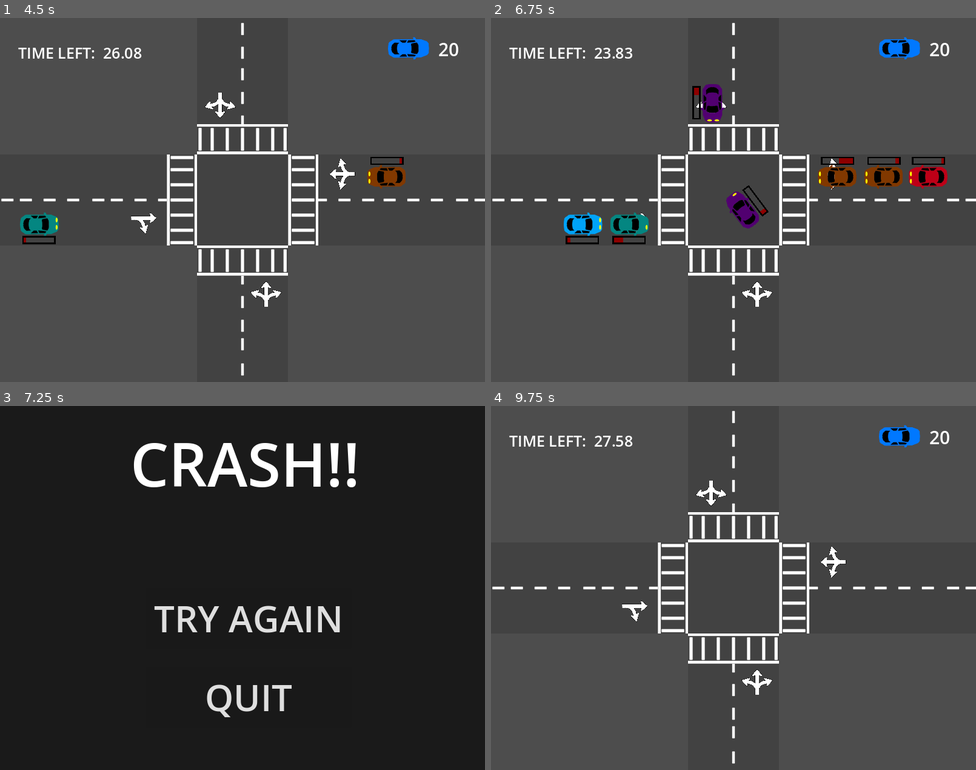
Above: before the commit, frames 1-4 (two rows, left to right).
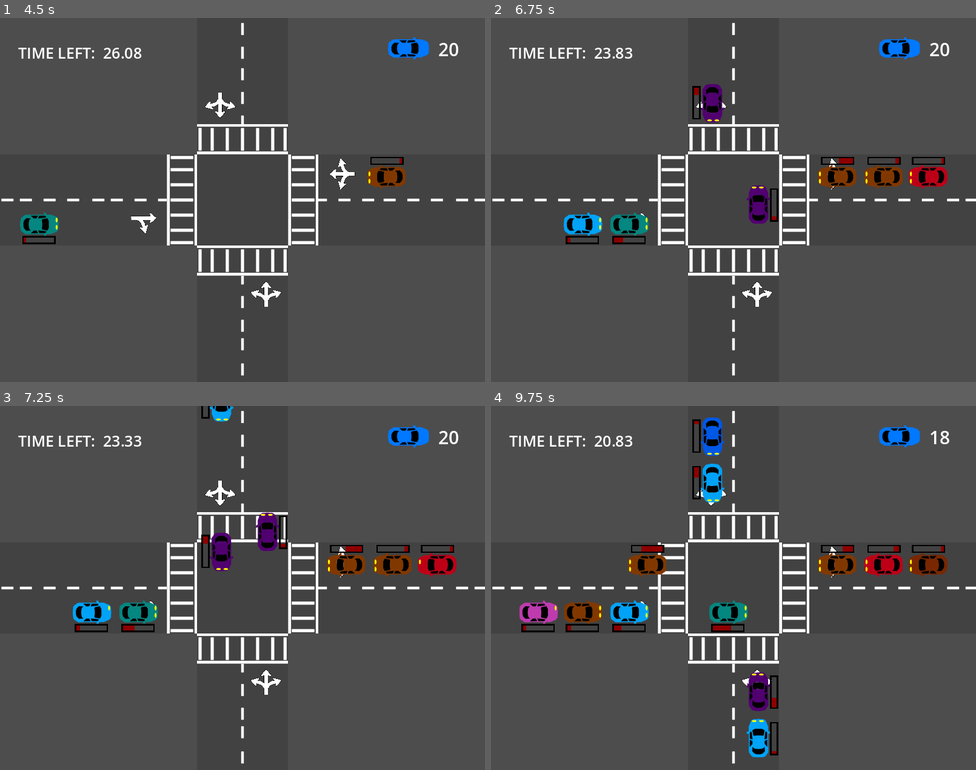
Above: after the commit, the same moments.

Repository: preciousjoker/crossguard_chaos
Game: Godot game, scene res://UI/main_menu.tscn
The game is run twice, just before and just after one commit, with the same random seed, the same clock (stepped at 60 frames per second) and the same inputs.
Inputs (mouse positions are in pixels of both pictures, inside the frame that each line leads up to):
- Up to frame 1 (4.5 s): click "PLAY" at 0.5 s; move the mouse to (349, 181) at 1.27 s; tap J every 0.75 s from 1.35 to 4.35 s; click (349, 181) at 1.42 s; move the mouse to (145, 218) at 2.02 s; click (145, 218) at 2.17 s; move the mouse to (291, 119) at 2.77 s; click (291, 119) at 2.92 s; move the mouse to (218, 272) at 3.52 s; click (218, 272) at 3.67 s; move the mouse to (417, 178) at 4.27 s; click (417, 178) at 4.42 s
- Up to frame 2 (6.75 s): move the mouse to (592, 225) at 5.02 s; tap J at 5.1, 5.85, 6.6 s; click (592, 225) at 5.17 s; move the mouse to (757, 305) at 5.77 s; click (757, 305) at 5.92 s; move the mouse to (714, 94) at 6.52 s; click (714, 94) at 6.67 s
- Up to frame 3 (7.25 s): no input
- Up to frame 4 (9.75 s): click (738, 617) at 7.25 s, where only the run before the commit has a clickable "TRY AGAIN"; move the mouse to (840, 569) at 8.02 s; tap J at 8.1, 8.85, 9.6 s; click (840, 569) at 8.17 s; move the mouse to (636, 606) at 8.77 s; click (636, 606) at 8.92 s; move the mouse to (782, 507) at 9.52 s; click (782, 507) at 9.67 s

Frame 1 is identical in both runs. In frame 2, 0.8% of the frame differs, in the area x 31-60%, y 46-58%; in frame 3, 100%, in the area x 0-100%, y 0-100%; in frame 4, 6.2%.

Commit message:
set up level 2

Diff:
--- a/CarSpawnArea.gd
+++ b/CarSpawnArea.gd
@@ -1,5 +1,9 @@
 class_name CarSpawnArea extends Area2D
 
+@export var invalid_turn_direction: Car.ETurnDirection = Car.ETurnDirection.ALL # ALL is a poor identifier but it's a hack
+@export var right_turn_only: bool = false
+@export var left_turn_only: bool = false
+@export var straight_only: bool = false
 @onready var spawn_timer: Timer = %SpawnTimer
 @export var car_scene = preload("res://car.tscn")
 @export_range(1.0, 20.0, 1.0) var spawn_interval_min: float = 1.0
@@ -18,6 +22,7 @@
 			if world2D:
 				# set up new car and add to scene
 				var car: Car = car_scene.instantiate()
+				car.determine_turn_direction(invalid_turn_direction, right_turn_only, left_turn_only, straight_only)
 				car.global_position = self.global_position
 				car.global_rotation = self.global_rotation
 				world2D.add_child(car)
--- a/Levels/Level1.tscn
+++ b/Levels/Level1.tscn
@@ -1,7 +1,7 @@
 [gd_scene load_steps=12 format=3 uid="uid://bh3p2ud1yqrt8"]
 
 [ext_resource type="PackedScene" uid="uid://c72s1wbnb7uy0" path="res://GameManager.tscn" id="1_w8yt7"]
-[ext_resource type="PackedScene" uid="uid://8utlquqbbcsq" path="res://test_level.tscn" id="2_0vr8g"]
+[ext_resource type="PackedScene" uid="uid://8utlquqbbcsq" path="res://Levels/test_level.tscn" id="2_0vr8g"]
 [ext_resource type="PackedScene" uid="uid://liedta27gnon" path="res://removal_area.tscn" id="3_xsqhl"]
 [ext_resource type="PackedScene" uid="uid://iwe4d7cmcilt" path="res://spawn_area.tscn" id="4_jv7i8"]
 [ext_resource type="PackedScene" uid="uid://drosal78j0pat" path="res://StopArea.tscn" id="5_8fr7b"]
@@ -211,6 +211,7 @@
 waypoint_color = Color(1, 1, 0, 1)
 
 [node name="Lane2_Waypoints" type="Node2D" parent="World2D"]
+visible = false
 position = Vector2(0, 900)
 
 [node name="Lane2WP_1" parent="World2D/Lane2_Waypoints" node_paths=PackedStringArray("left_waypoint", "right_waypoint") instance=ExtResource("6_a8fdb")]
--- /dev/null
+++ b/Levels/Level2.tscn
@@ -0,0 +1,266 @@
+[gd_scene load_steps=11 format=3 uid="uid://dji7sffbn2f3h"]
+
+[ext_resource type="PackedScene" uid="uid://c72s1wbnb7uy0" path="res://GameManager.tscn" id="1_qq236"]
+[ext_resource type="PackedScene" uid="uid://d2gvmfvu7nmej" path="res://level_2.tscn" id="3_5vbtx"]
+[ext_resource type="PackedScene" uid="uid://iwe4d7cmcilt" path="res://spawn_area.tscn" id="4_04oep"]
+[ext_resource type="PackedScene" uid="uid://drosal78j0pat" path="res://StopArea.tscn" id="5_6w8rc"]
+[ext_resource type="PackedScene" uid="uid://ddetqnbmplc78" path="res://turn_waypoint.tscn" id="6_gbw2c"]
+[ext_resource type="AudioStream" uid="uid://c3ehu2bn5s606" path="res://Music/crossroad_chaos_1.ogg" id="7_ofauy"]
+[ext_resource type="PackedScene" uid="uid://bbdmby8a3pdk3" path="res://UI/UI_GameOverScreen.tscn" id="8_wd6xd"]
+[ext_resource type="PackedScene" uid="uid://bvk2u2mv17bwo" path="res://UI/ui_game_info.tscn" id="9_d3xbu"]
+[ext_resource type="Script" path="res://UI/ui_game_info.gd" id="10_qst4m"]
+[ext_resource type="PackedScene" uid="uid://c058oqo687wq6" path="res://UI/UI_LevelClearedScreen.tscn" id="11_wcv1d"]
+
+[node name="World" type="Node"]
+
+[node name="GameManager" parent="." instance=ExtResource("1_qq236")]
+max_cars = 35
+time_limit = 45.0
+
+[node name="World2D" type="Node2D" parent="."]
+
+[node name="Camera2D" type="Camera2D" parent="World2D"]
+position = Vector2(0, 900)
+zoom = Vector2(0.4, 0.4)
+
+[node name="AudioListener2D" type="AudioListener2D" parent="World2D"]
+current = true
+
+[node name="AudioStreamPlayer2D" type="AudioStreamPlayer2D" parent="World2D"]
+stream = ExtResource("7_ofauy")
+autoplay = true
+
+[node name="Level2" parent="World2D" instance=ExtResource("3_5vbtx")]
+position = Vector2(188, 516)
+
+[node name="SpawnArea" parent="World2D" instance=ExtResource("4_04oep")]
+position = Vector2(1195, 745)
+rotation = -3.14159
+invalid_turn_direction = 3
+right_turn_only = null
+left_turn_only = null
+straight_only = null
+spawn_interval_min = null
+spawn_interval_max = null
+
+[node name="SpawnArea2" parent="World2D" instance=ExtResource("4_04oep")]
+position = Vector2(-1235, 1080)
+invalid_turn_direction = null
+right_turn_only = null
+left_turn_only = null
+straight_only = null
+spawn_interval_min = null
+spawn_interval_max = null
+
+[node name="SpawnArea3" parent="World2D" instance=ExtResource("4_04oep")]
+position = Vector2(-1235, 920)
+invalid_turn_direction = null
+right_turn_only = null
+left_turn_only = null
+straight_only = true
+spawn_interval_min = null
+spawn_interval_max = null
+
+[node name="SpawnArea4" parent="World2D" instance=ExtResource("4_04oep")]
+position = Vector2(-30, 1880)
+rotation = -1.5708
+invalid_turn_direction = null
+right_turn_only = null
+left_turn_only = true
+straight_only = null
+spawn_interval_min = null
+spawn_interval_max = null
+
+[node name="SpawnArea5" parent="World2D" instance=ExtResource("4_04oep")]
+position = Vector2(140, 1880)
+rotation = -1.5708
+invalid_turn_direction = 2
+right_turn_only = null
+left_turn_only = null
+straight_only = true
+spawn_interval_min = null
+spawn_interval_max = null
+
+[node name="SpawnArea6" parent="World2D" instance=ExtResource("4_04oep")]
+position = Vector2(295, 1880)
+rotation = -1.5708
+invalid_turn_direction = 3
+right_turn_only = null
+left_turn_only = null
+straight_only = null
+spawn_interval_min = null
+spawn_interval_max = null
+
+[node name="SpawnArea7" parent="World2D" instance=ExtResource("4_04oep")]
+position = Vector2(-350, -160)
+rotation = 1.5708
+invalid_turn_direction = null
+right_turn_only = null
+straight_only = true
+spawn_interval_min = null
+spawn_interval_max = null
+
+[node name="SpawnArea8" parent="World2D" instance=ExtResource("4_04oep")]
+position = Vector2(-195, -160)
+rotation = 1.5708
+invalid_turn_direction = null
+right_turn_only = null
+left_turn_only = null
+straight_only = true
+spawn_interval_min = null
+spawn_interval_max = null
+
+[node name="SpawnArea9" parent="World2D" instance=ExtResource("4_04oep")]
+position = Vector2(-30, -160)
+rotation = 1.5708
+left_turn_only = true
+
+[node name="Lane1StopArea_A2" parent="World2D" instance=ExtResource("5_6w8rc")]
+position = Vector2(140, 1335)
+
+[node name="Lane1StopArea_A" parent="World2D" node_paths=PackedStringArray("list_of_waypoints") instance=ExtResource("5_6w8rc")]
+position = Vector2(-30, 1335)
+list_of_waypoints = [NodePath("../Lane1Waypoints_A/Lane1WP_A"), NodePath("../Lane1Waypoints_A/Lane1WP_A_2"), NodePath("../Lane1Waypoints_A/Lane1WP_A_3")]
+
+[node name="Lane1StopArea_A3" parent="World2D" node_paths=PackedStringArray("list_of_waypoints") instance=ExtResource("5_6w8rc")]
+position = Vector2(300, 1335)
+list_of_waypoints = [NodePath("../Lane1Waypoints_A3/Lane1WP_A3"), NodePath("../Lane1Waypoints_A3/Lane1WP_A_2")]
+
+[node name="Lane3StopArea_A" parent="World2D" node_paths=PackedStringArray("list_of_waypoints") instance=ExtResource("5_6w8rc")]
+position = Vector2(-30, 510)
+rotation = 3.14159
+list_of_waypoints = [NodePath("../Lane3Waypoints/Lane3WP_A_1"), NodePath("../Lane3Waypoints/Lane3WP_A_2"), NodePath("../Lane3Waypoints/Lane3WP_A_3")]
+
+[node name="Lane3StopArea_A2" parent="World2D" instance=ExtResource("5_6w8rc")]
+position = Vector2(-195, 510)
+rotation = 3.14159
+
+[node name="Lane3StopArea_A3" parent="World2D" node_paths=PackedStringArray("list_of_waypoints") instance=ExtResource("5_6w8rc")]
+position = Vector2(-345, 510)
+rotation = 3.14159
+list_of_waypoints = [NodePath("../Lane3Waypoints/Lane3WP_A2_1"), NodePath("../Lane3Waypoints/Lane3WP_A2_2")]
+
+[node name="Lane4StopArea_A" parent="World2D" instance=ExtResource("5_6w8rc")]
+position = Vector2(-600, 925)
+rotation = 1.5708
+
+[node name="Lane4StopArea_A2" parent="World2D" node_paths=PackedStringArray("list_of_waypoints") instance=ExtResource("5_6w8rc")]
+position = Vector2(-600, 1080)
+rotation = 1.5708
+list_of_waypoints = [NodePath("../Lane4Waypoints/Lane4WP_A2_1"), NodePath("../Lane4Waypoints/Lane4WP_A2_4"), NodePath("../Lane4Waypoints/Lane4WP_A2_2"), NodePath("../Lane4Waypoints/Lane4WP_A2_3")]
+
+[node name="Lane2StopArea" parent="World2D" node_paths=PackedStringArray("list_of_waypoints") instance=ExtResource("5_6w8rc")]
+position = Vector2(500, 755)
+rotation = -1.5708
+list_of_waypoints = [NodePath("../Lane2Waypoints/WaypointArea"), NodePath("../Lane2Waypoints/WaypointArea2")]
+
+[node name="Lane1Waypoints_A" type="Node2D" parent="World2D"]
+visible = false
+position = Vector2(0, 905)
+
+[node name="Lane1WP_A" parent="World2D/Lane1Waypoints_A" node_paths=PackedStringArray("left_waypoint") instance=ExtResource("6_gbw2c")]
+position = Vector2(-30, 35)
+left_waypoint = NodePath("../Lane1WP_A_2")
+update_line = true
+
+[node name="Lane1WP_A_2" parent="World2D/Lane1Waypoints_A" node_paths=PackedStringArray("left_waypoint") instance=ExtResource("6_gbw2c")]
+position = Vector2(-265, -145)
+left_waypoint = NodePath("../Lane1WP_A_3")
+update_line = true
+
+[node name="Lane1WP_A_3" parent="World2D/Lane1Waypoints_A" instance=ExtResource("6_gbw2c")]
+position = Vector2(-865, -145)
+
+[node name="Lane1Waypoints_A2" type="Node2D" parent="World2D"]
+visible = false
+position = Vector2(0, 905)
+
+[node name="Lane1Waypoints_A3" type="Node2D" parent="World2D"]
+visible = false
+position = Vector2(0, 905)
+
+[node name="Lane1WP_A3" parent="World2D/Lane1Waypoints_A3" node_paths=PackedStringArray("right_waypoint") instance=ExtResource("6_gbw2c")]
+position = Vector2(300, 165)
+right_waypoint = NodePath("../Lane1WP_A_2")
+update_line = true
+
+[node name="Lane1WP_A_2" parent="World2D/Lane1Waypoints_A3" instance=ExtResource("6_gbw2c")]
+position = Vector2(570, 165)
+
+[node name="Lane2Waypoints" type="Node2D" parent="World2D"]
+visible = false
+position = Vector2(0, 905)
+
+[node name="WaypointArea" parent="World2D/Lane2Waypoints" node_paths=PackedStringArray("right_waypoint") instance=ExtResource("6_gbw2c")]
+position = Vector2(290, -150)
+right_waypoint = NodePath("../WaypointArea2")
+
+[node name="WaypointArea2" parent="World2D/Lane2Waypoints" instance=ExtResource("6_gbw2c")]
+position = Vector2(290, -470)
+
+[node name="Lane3Waypoints" type="Node2D" parent="World2D"]
+visible = false
+position = Vector2(0, 905)
+
+[node name="Lane3WP_A_1" parent="World2D/Lane3Waypoints" node_paths=PackedStringArray("left_waypoint") instance=ExtResource("6_gbw2c")]
+position = Vector2(-30, -120)
+left_waypoint = NodePath("../Lane3WP_A_2")
+update_line = true
+
+[node name="Lane3WP_A_2" parent="World2D/Lane3Waypoints" node_paths=PackedStringArray("left_waypoint") instance=ExtResource("6_gbw2c")]
+position = Vector2(130, 175)
+left_waypoint = NodePath("../Lane3WP_A_3")
+update_line = true
+
+[node name="Lane3WP_A_3" parent="World2D/Lane3Waypoints" instance=ExtResource("6_gbw2c")]
+position = Vector2(695, 175)
+
+[node name="Lane3WP_A2_1" parent="World2D/Lane3Waypoints" node_paths=PackedStringArray("left_waypoint") instance=ExtResource("6_gbw2c")]
+position = Vector2(-350, -155)
+left_waypoint = NodePath("../Lane3WP_A2_2")
+update_line = true
+
+[node name="Lane3WP_A2_2" parent="World2D/Lane3Waypoints" instance=ExtResource("6_gbw2c")]
+position = Vector2(-745, -155)
+
+[node name="Lane4Waypoints" type="Node2D" parent="World2D"]
+visible = false
+position = Vector2(0, 905)
+
+[node name="Lane4WP_A2_1" parent="World2D/Lane4Waypoints" node_paths=PackedStringArray("left_waypoint", "right_waypoint") instance=ExtResource("6_gbw2c")]
+position = Vector2(-210, 175)
+left_waypoint = NodePath("../Lane4WP_A2_2")
+right_waypoint = NodePath("../Lane4WP_A2_4")
+update_line = true
+
+[node name="Lane4WP_A2_4" parent="World2D/Lane4Waypoints" instance=ExtResource("6_gbw2c")]
+position = Vector2(-210, 525)
+update_line = true
+
+[node name="Lane4WP_A2_2" parent="World2D/Lane4Waypoints" node_paths=PackedStringArray("left_waypoint") instance=ExtResource("6_gbw2c")]
+position = Vector2(130, 5)
+left_waypoint = NodePath("../Lane4WP_A2_3")
+update_line = true
+
+[node name="Lane4WP_A2_3" parent="World2D/Lane4Waypoints" instance=ExtResource("6_gbw2c")]
+position = Vector2(130, -445)
+
+[node name="GUI" type="Control" parent="."]
+process_mode = 3
+layout_mode = 3
+anchors_preset = 0
+offset_right = 40.0
+offset_bottom = 40.0
+
+[node name="CanvasLayer" type="CanvasLayer" parent="GUI"]
+
+[node name="GameOverScreen" parent="GUI/CanvasLayer" instance=ExtResource("8_wd6xd")]
+visible = false
+
+[node name="UI_GameInfo" parent="GUI/CanvasLayer" instance=ExtResource("9_d3xbu")]
+process_mode = 3
+mouse_filter = 1
+script = ExtResource("10_qst4m")
+
+[node name="LevelClearedScreen" parent="GUI/CanvasLayer" instance=ExtResource("11_wcv1d")]
+visible = false
--- a/car.gd
+++ b/car.gd
@@ -1,6 +1,6 @@
 class_name Car extends Area2D
 
-enum ETurnDirection {NONE = 0, RIGHT = 1, LEFT = 2}
+enum ETurnDirection {ALL = 0, NONE = 1, RIGHT = 2, LEFT = 3}
 enum EDriveMode {STOP = 0, TURNING = 1, DRIVE = 2}
 @onready var turn_signal_timer: Timer = %TurnSignalTimer
 @onready var car_sprite: Sprite2D = %CarSprite
@@ -52,7 +52,6 @@
 func _ready() -> void:
 	prepare_rage_meter()
 	assign_random_color()
-	determine_turn_direction()
 	ray_cast_2d.exclude_parent = true
 	ray_cast_2d.set_target_position(to_local(position + (transform.x * stop_distance)))
 
@@ -209,7 +208,20 @@
 
 
 
-func determine_turn_direction():
+func determine_turn_direction(invalid_turn_direction: ETurnDirection, right_turn_only:bool = false, left_turn_only:bool = false, straight_only: bool = false):
+
+	if left_turn_only:
+		turn_direction = ETurnDirection.LEFT
+		return
+
+	if right_turn_only:
+		turn_direction = ETurnDirection.RIGHT
+		return
+
+	# this is our default direction, do nothing
+	if straight_only:
+		return
+
 	# determine if this car will turn. Need to determine right or left?
 	var rand_range = randf_range(0.0, 1.0)
 	will_turn = rand_range > 0.50
@@ -219,6 +231,13 @@
 		var turn_direction_value = randf_range(0.0, 1.0)
 		turn_direction = ETurnDirection.LEFT if turn_direction_value > 0.5 else ETurnDirection.RIGHT
 		#print("Turn direction value: %f - Turn Direction: %s" % ([turn_direction_value, str(turn_direction)]))
+
+		# Hack to make sure we pick the opposite of invalid turn direction
+		if invalid_turn_direction == turn_direction and turn_direction == ETurnDirection.LEFT:
+			turn_direction = ETurnDirection.RIGHT
+		if invalid_turn_direction == turn_direction and turn_direction == ETurnDirection.RIGHT:
+			turn_direction = ETurnDirection.LEFT
+
 
 
 func stop(in_stop_area: bool) -> void:
--- a/car.tscn
+++ b/car.tscn
@@ -29,6 +29,7 @@
 size = Vector2(113, 55)
 
 [node name="CarHitBox" type="Area2D"]
+z_index = 100
 collision_mask = 3
 script = ExtResource("1_fgk4r")
 stop_distance = 150.0
--- /dev/null
+++ b/level_2.tscn
@@ -0,0 +1,275 @@
+[gd_scene load_steps=9 format=3 uid="uid://d2gvmfvu7nmej"]
+
+[ext_resource type="Texture2D" uid="uid://c4ws8ytsvvl7x" path="res://Art/road_piece.png" id="1_4o4og"]
+[ext_resource type="Texture2D" uid="uid://dmslir7fb4fl4" path="res://Art/turn_sign.png" id="2_8sajf"]
+[ext_resource type="Texture2D" uid="uid://ct8n7e0ch0w3k" path="res://Art/street_piece.png" id="2_86q2u"]
+[ext_resource type="Texture2D" uid="uid://rovk7bdkfysp" path="res://Art/crosswalk.png" id="3_vrde6"]
+[ext_resource type="Texture2D" uid="uid://br7637g7klab2" path="res://Art/single_lane.png" id="4_lkpju"]
+[ext_resource type="Texture2D" uid="uid://neb70fm3rofx" path="res://Art/solid_line.png" id="5_d283s"]
+[ext_resource type="Texture2D" uid="uid://cgukrddftwll3" path="res://Art/straight_and_right_turn.png" id="7_c7pnk"]
+[ext_resource type="Texture2D" uid="uid://dnoxwkcexistg" path="res://Art/left_straight_right.png" id="8_8kvjy"]
+
+[node name="Level2" type="Node2D"]
+
+[node name="Lane1" type="Node2D" parent="."]
+position = Vector2(35, -85)
+
+[node name="RoadPiece" type="Sprite2D" parent="Lane1"]
+position = Vector2(-495, 5)
+texture = ExtResource("1_4o4og")
+
+[node name="RoadPiece5" type="Sprite2D" parent="Lane1"]
+position = Vector2(-251, 485)
+scale = Vector2(2.66, 2.26667)
+texture = ExtResource("2_86q2u")
+
+[node name="RoadPiece2" type="Sprite2D" parent="Lane1"]
+position = Vector2(-495, -295)
+texture = ExtResource("1_4o4og")
+
+[node name="RoadSign" type="Sprite2D" parent="Lane1"]
+z_index = 1
+position = Vector2(-254.5, 75)
+scale = Vector2(0.314453, 0.314453)
+texture = ExtResource("2_8sajf")
+flip_v = true
+
+[node name="RoadPiece3" type="Sprite2D" parent="Lane1"]
+position = Vector2(-495, -595)
+texture = ExtResource("1_4o4og")
+
+[node name="Crosswalk" type="Sprite2D" parent="Lane1"]
+position = Vector2(-270, 205)
+scale = Vector2(2.5, 1)
+texture = ExtResource("3_vrde6")
+
+[node name="RoadPiece4" type="Sprite2D" parent="Lane1"]
+position = Vector2(-495, -895)
+texture = ExtResource("1_4o4og")
+
+[node name="SingleLane" type="Sprite2D" parent="Lane1"]
+position = Vector2(-257.25, -443)
+scale = Vector2(1.10333, 7.96)
+texture = ExtResource("4_lkpju")
+
+[node name="single_line" type="Sprite2D" parent="Lane1"]
+position = Vector2(-335, -443)
+scale = Vector2(1, 7.96)
+texture = ExtResource("5_d283s")
+
+[node name="yellow_line1" type="Sprite2D" parent="Lane1"]
+modulate = Color(0.915469, 0.80677, 0, 1)
+position = Vector2(-162.958, -443)
+rotation = -3.14159
+scale = Vector2(0.627232, 7.96)
+texture = ExtResource("5_d283s")
+
+[node name="yellow_line2" type="Sprite2D" parent="Lane1"]
+modulate = Color(0.915469, 0.80677, 0, 1)
+position = Vector2(-185, -443)
+rotation = -3.14159
+scale = Vector2(0.627232, 7.96)
+texture = ExtResource("5_d283s")
+
+[node name="RoadPiece9" type="Sprite2D" parent="Lane1"]
+position = Vector2(-4.99991, -900)
+rotation = -3.14159
+texture = ExtResource("1_4o4og")
+
+[node name="RoadPiece10" type="Sprite2D" parent="Lane1"]
+position = Vector2(-4.99994, -600)
+rotation = -3.14159
+texture = ExtResource("1_4o4og")
+
+[node name="RoadPiece11" type="Sprite2D" parent="Lane1"]
+position = Vector2(-4.99997, -300)
+rotation = -3.14159
+texture = ExtResource("1_4o4og")
+
+[node name="RoadPiece12" type="Sprite2D" parent="Lane1"]
+position = Vector2(-5, 0)
+rotation = -3.14159
+texture = ExtResource("1_4o4og")
+
+[node name="Lane2" type="Node2D" parent="."]
+position = Vector2(-170, 880)
+rotation = 3.14159
+
+[node name="RoadPiece" type="Sprite2D" parent="Lane2"]
+position = Vector2(-201, -7.00004)
+texture = ExtResource("1_4o4og")
+
+[node name="RoadPiece2" type="Sprite2D" parent="Lane2"]
+position = Vector2(-200, -307)
+texture = ExtResource("1_4o4og")
+
+[node name="RoadSign" type="Sprite2D" parent="Lane2"]
+z_index = 1
+position = Vector2(49.5, 64.5)
+scale = Vector2(0.314453, 0.314453)
+texture = ExtResource("2_8sajf")
+flip_v = true
+
+[node name="RoadSign2" type="Sprite2D" parent="Lane2"]
+z_index = 1
+position = Vector2(-282, 64.5)
+scale = Vector2(0.314453, 0.314453)
+texture = ExtResource("7_c7pnk")
+flip_h = true
+flip_v = true
+
+[node name="RoadPiece3" type="Sprite2D" parent="Lane2"]
+position = Vector2(-200, -607)
+texture = ExtResource("1_4o4og")
+
+[node name="Crosswalk2" type="Sprite2D" parent="Lane2"]
+z_index = 1
+position = Vector2(47.8153, 184)
+scale = Vector2(2.63454, 1)
+texture = ExtResource("3_vrde6")
+
+[node name="RoadPiece4" type="Sprite2D" parent="Lane2"]
+position = Vector2(-200, -907)
+texture = ExtResource("1_4o4og")
+
+[node name="RoadPiece5" type="Sprite2D" parent="Lane2"]
+position = Vector2(295, -2.58287e-05)
+texture = ExtResource("1_4o4og")
+
+[node name="RoadPiece6" type="Sprite2D" parent="Lane2"]
+position = Vector2(295, -300)
+texture = ExtResource("1_4o4og")
+
+[node name="RoadPiece7" type="Sprite2D" parent="Lane2"]
+position = Vector2(295, -600)
+texture = ExtResource("1_4o4og")
+
+[node name="RoadPiece8" type="Sprite2D" parent="Lane2"]
+position = Vector2(295, -900)
+texture = ExtResource("1_4o4og")
+
+[node name="SingleLane" type="Sprite2D" parent="Lane2"]
+position = Vector2(37.8299, -453.5)
+scale = Vector2(1.16227, 7.96)
+texture = ExtResource("4_lkpju")
+
+[node name="single_line" type="Sprite2D" parent="Lane2"]
+modulate = Color(0.915469, 0.80677, 0, 1)
+position = Vector2(125, -452)
+scale = Vector2(0.627232, 7.96)
+texture = ExtResource("5_d283s")
+
+[node name="single_line3" type="Sprite2D" parent="Lane2"]
+modulate = Color(0.915469, 0.80677, 0, 1)
+position = Vector2(145, -452)
+scale = Vector2(0.627232, 7.96)
+texture = ExtResource("5_d283s")
+
+[node name="single_line2" type="Sprite2D" parent="Lane2"]
+position = Vector2(-40, -447.179)
+scale = Vector2(1.03168, 7.89572)
+texture = ExtResource("5_d283s")
+
+[node name="Lane3" type="Node2D" parent="."]
+position = Vector2(-855, 315)
+rotation = -1.5708
+
+[node name="RoadPiece" type="Sprite2D" parent="Lane3"]
+position = Vector2(-175, -7.00005)
+texture = ExtResource("1_4o4og")
+
+[node name="RoadPiece2" type="Sprite2D" parent="Lane3"]
+position = Vector2(-175, -307)
+texture = ExtResource("1_4o4og")
+
+[node name="RoadPiece3" type="Sprite2D" parent="Lane3"]
+position = Vector2(-175, -607)
+texture = ExtResource("1_4o4og")
+
+[node name="RoadPiece4" type="Sprite2D" parent="Lane3"]
+position = Vector2(-175, -907)
+texture = ExtResource("1_4o4og")
+
+[node name="SingleLane" type="Sprite2D" parent="Lane3"]
+position = Vector2(80, -455)
+scale = Vector2(1, 7.96)
+texture = ExtResource("4_lkpju")
+
+[node name="yellow_line3" type="Sprite2D" parent="Lane3"]
+modulate = Color(0.915469, 0.80677, 0, 1)
+position = Vector2(5.67833e-06, -452)
+rotation = 3.14159
+scale = Vector2(0.627232, 7.96)
+texture = ExtResource("5_d283s")
+
+[node name="yellow_line4" type="Sprite2D" parent="Lane3"]
+modulate = Color(0.915469, 0.80677, 0, 1)
+position = Vector2(-20, -452)
+rotation = 3.14159
+scale = Vector2(0.627232, 7.96)
+texture = ExtResource("5_d283s")
+
+[node name="Crosswalk2" type="Sprite2D" parent="Lane3"]
+position = Vector2(-88.9593, 192)
+scale = Vector2(1.60203, 1)
+texture = ExtResource("3_vrde6")
+
+[node name="RoadSign4" type="Sprite2D" parent="Lane3"]
+z_index = 1
+position = Vector2(-254, 87)
+rotation = -3.14159
+scale = Vector2(0.246568, 0.246568)
+texture = ExtResource("8_8kvjy")
+
+[node name="Lane4" type="Node2D" parent="."]
+position = Vector2(1203, 315)
+rotation = -1.5708
+
+[node name="RoadPiece" type="Sprite2D" parent="Lane4"]
+position = Vector2(-175, -7.00005)
+texture = ExtResource("1_4o4og")
+
+[node name="RoadPiece2" type="Sprite2D" parent="Lane4"]
+position = Vector2(-175, -307)
+texture = ExtResource("1_4o4og")
+
+[node name="RoadPiece3" type="Sprite2D" parent="Lane4"]
+position = Vector2(-175, -607)
+texture = ExtResource("1_4o4og")
+
+[node name="RoadPiece4" type="Sprite2D" parent="Lane4"]
+position = Vector2(-175, -907)
+texture = ExtResource("1_4o4og")
+
+[node name="SingleLane" type="Sprite2D" parent="Lane4"]
+position = Vector2(80, -455)
+scale = Vector2(1, 7.96)
+texture = ExtResource("4_lkpju")
+
+[node name="yellow_line3" type="Sprite2D" parent="Lane4"]
+modulate = Color(0.915469, 0.80677, 0, 1)
+position = Vector2(5.67833e-06, -452)
+rotation = 3.14159
+scale = Vector2(0.627232, 7.96)
+texture = ExtResource("5_d283s")
+
+[node name="yellow_line4" type="Sprite2D" parent="Lane4"]
+modulate = Color(0.915469, 0.80677, 0, 1)
+position = Vector2(-20, -452)
+rotation = 3.14159
+scale = Vector2(0.627232, 7.96)
+texture = ExtResource("5_d283s")
+
+[node name="Crosswalk3" type="Sprite2D" parent="Lane4"]
+position = Vector2(-88.9592, -1013)
+scale = Vector2(1.60203, 1)
+texture = ExtResource("3_vrde6")
+
+[node name="RoadSign3" type="Sprite2D" parent="Lane4"]
+z_index = 1
+position = Vector2(71, -889)
+rotation = 3.14159
+scale = Vector2(0.314453, 0.314453)
+texture = ExtResource("7_c7pnk")
+flip_h = true
+flip_v = true
Binary file added: Art/single_lane.png
Not shown, added: Art/single_lane.png.import
Binary file added: Art/solid_line.png
Not shown, added: Art/solid_line.png.import
Binary file added: Art/turn_sign.png
Not shown, added: Art/turn_sign.png.import
Renamed: test_level.tscn -> Levels/test_level.tscn
Not shown, changed: export_presets.cfg
Not shown, added: Art/single_lane.png~
